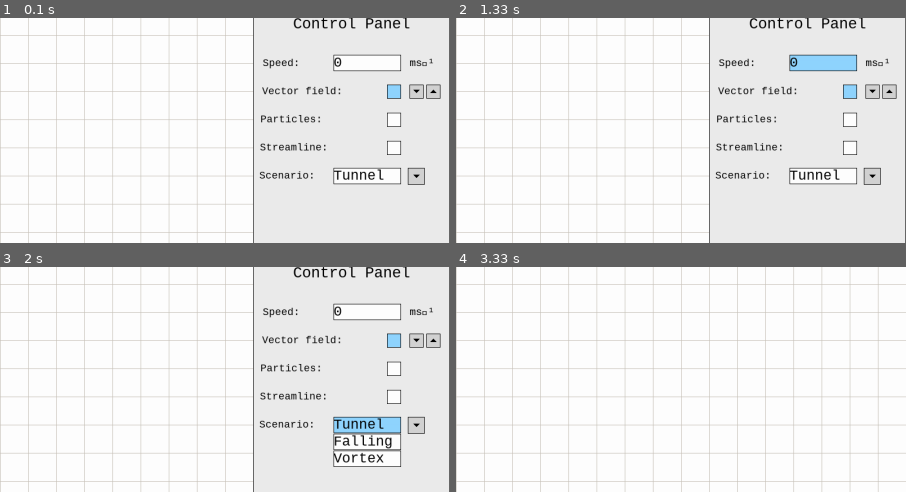
Above: before the commit, frames 1-4 (two rows, left to right).
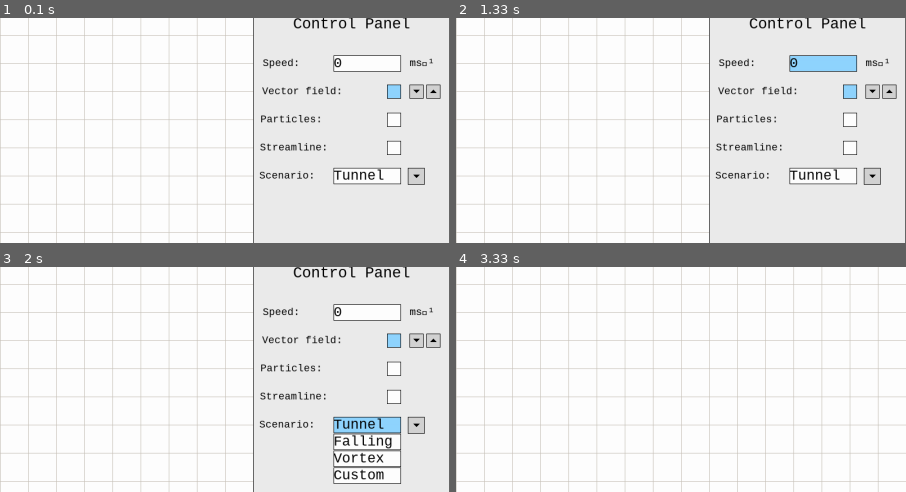
Above: after the commit, the same moments.

Repository: mrgreenlid/Fluids
Game: pygame game, started from main.py
Two runs of this game, one before a commit and one after it. Both use one fixed random seed, a clock stepped at 60 frames per second and the inputs below.
Inputs (mouse positions are % of the whole screen's width and height, from its top left):
- Up to frame 1 (0.1 s): no input
- Up to frame 2 (1.33 s): click (2, 5) at 0.38 s; tap Space at 0.67 s; click "0" at 1.05 s
- Up to frame 3 (2 s): click (87, 85) at 1.38 s; click (96, 38) at 1.72 s
- Up to frame 4 (3.33 s): click (45, 76) at 2.05 s; click (94, 31) at 2.38 s; tap C at 2.67 s; click (2, 5) at 3.05 s
The pictures show only the part of the screen within x 50-100%, y 2-52%; the shares and areas given below are measured in that part.

The runs differ from the first frame. In frame 1, 0.3% of the frame differs, in the area x 74-90%, y 16-24%; in frame 2, 0.3%; in frame 3, 0.7%, in the area x 74-90%, y 16-97%; in frame 4, nothing differs.

Commit message:
Rough selecting function for q(z)

Diff:
--- a/algorithms.py
+++ b/algorithms.py
@@ -1,6 +1,7 @@
 import pygame
 import math
 import cmath
+
 
 # Basic subroutines for interface components
 
@@ -27,7 +28,7 @@
     return not var
 
 def arg(z : complex):
-    """Returns the argument of complex number [-pi, pi]"""
+    """Returns the argument [-pi, pi] of a complex number"""
     return cmath.phase(z)
 
 def magnitude(z : complex):
@@ -37,3 +38,6 @@
 def kineticEnergy(speed : int | float, mass : int | float):
     """Returns the kinetic energy of an object of given speed and mass"""
     return 0.5*mass*(speed**2)
+
+def getVelocityFunction(name : str):
+    return
--- a/fluid.py
+++ b/fluid.py
@@ -2,25 +2,6 @@
 import numpy as np
 from typing import List
 from algorithms import *
-
-
-class velocityFunction(Output):
-    def __init__(self):
-        # Sets up an (initially empty numpy array to store velocities at each point)
-        self.__domain = np.empty((self.__line_height, self.__line_length), dtype=np.float32)
-        print(__domain)
-    def checkInteract(self):
-        return
-
-    def getVariable(self):
-        """Returns associated variable"""
-        return self.__variable
-
-    def setValue(self, function):
-        return
-
-
-
 
 class VectorField(Output):
     class_type = "output"
@@ -35,9 +16,9 @@
         self.__line_height = window.get_height()
         self.__grid_line_interval = self.__line_height // self.__rows
 
+        self.__plane = np.empty((self.__line_height, self.__line_length), dtype=np.float64)
     def __drawVector(self, tail_x : int, tail_y : int):
         return
-
 
     def place(self):
         """Draws the vector field"""
@@ -67,6 +48,20 @@
         self.__rows = rows
         self.__grid_line_interval = self.__line_height // self.__rows
 
+class VelocityFunction(Output):
+    def __init__(self, vector_field : VectorField):
+        self.__velocity_function = ""
+        self.__vector_field = vector_field
+
+    def setVelocityFunction(self, function : str):
+        if function != self.__velocity_function:
+            self.__velocity_function = function
+
+    def getVelocityFunction(self):
+        return self.__velocity_function
+
+
+
 
 class Particle(pygame.sprite.Sprite):
     def __init__(self,):
--- a/interface.py
+++ b/interface.py
@@ -24,7 +24,6 @@
         self._size = size
         self._bg = bg
         self._text = f"{text}"
-
         self.__variable = variable
 
         # Creates a set of arguments to be used to render the text
@@ -40,6 +39,7 @@
         self._window.blit(self._font.render(*self._render_arguments), self._rect)
 
     def update(self, data):
+        """Applies changes to the label if the parameters have changed"""
         try:
             if isinstance(data[self.__variable], float):
                 self._render_arguments[0] = str('{0:.10f}'.format(data[self.__variable]))[:5]
@@ -131,6 +131,9 @@
             if typing(event):
                 self._typeText(event)
 
+    def getState(self):
+        return self._in_use
+
     def getVariable(self):
         """Returns associated variable"""
         return self._variable
@@ -167,7 +170,6 @@
         pygame.draw.polygon(self._window, "#000000", self.__arrow_coordinates)
         if self._in_use:
             current_options = [option for option in self.__options if option != self._text]
-            print(current_options)
             for rect in range(len(current_options)):
                 pygame.draw.rect(self._window, "#FFFFFF", self.__options_rect[rect], 0)
                 self._window.blit(self._font.render(current_options[rect], True, "#000000", "#FFFFFF"), self.__options_rect[rect])
--- a/main.py
+++ b/main.py
@@ -21,27 +21,24 @@
 dt = 0
 
 # Creates variables to be used throughout
-data = {"tank":True,
-        "show_control":True,
+data = {"show_control":True,
         "flow":False,
         "show_field":True,
         "show_streamline":False,
         "field_rows":16,
         "frame_rate":0.0,
-            "velocity_function":"",
+            "velocity_function":"tunnel",
              "speed":0.0,
              "kinetic_energy": 0.0,
              "circulation" : 0.0,
-             "flux" : 0.0,
-             "force":0.0
-             }
+             "flux" : 0.0}
 
 
 # Instantiates control panel components
 control_panel_box = ui.Box(screen, SCREEN_WIDTH-175, SCREEN_HEIGHT/2, 350, SCREEN_HEIGHT, ui_bg)
 control_panel_label = ui.Label(screen, SCREEN_WIDTH-175, 30, "Control Panel", 30, ui_bg)
 speed_label = ui.Label(screen, SCREEN_WIDTH-300, 100, "Speed:", 20, ui_bg)
-speed_entry = ui.Entry(screen, SCREEN_WIDTH-200, 99, 0, "speed", float)
+speed_entry = ui.Entry(screen, SCREEN_WIDTH-200, 100, 0, "speed", float)
 speed_unit_label = ui.Label(screen, SCREEN_WIDTH-50, 100,"ms\u207B\u00B9", 21, ui_bg)
 show_field_label = ui.Label(screen, SCREEN_WIDTH-263, 150, "Vector field:", 20, ui_bg)
 field_rows_increment = ui.Increment(screen, SCREEN_WIDTH-45, 150, "field_rows", data["field_rows"], 32, 2)
@@ -50,7 +47,9 @@
 show_streamline_label = ui.Label(screen, SCREEN_WIDTH-278, 250, "Streamline:", 20, ui_bg)
 show_streamline_checkbox = ui.Checkbox(screen, SCREEN_WIDTH-100, 250, "show_streamline")
 velocity_function_label = ui.Label(screen, SCREEN_WIDTH-290, 300, "Scenario:", 20, ui_bg)
-velocity_function_dropdown = ui.Dropdown(screen, SCREEN_WIDTH-200, 300, ["Tunnel", "Falling", "Vortex"], "velocity_function", str)
+velocity_function_dropdown = ui.Dropdown(screen, SCREEN_WIDTH-200, 300, ["Tunnel", "Falling", "Vortex", "Custom"], "velocity_function", str)
+custom_velocity_function_label = ui.Label(screen, SCREEN_WIDTH-300, 350, "Custom:", 20, ui_bg)
+custom_velocity_function_entry = ui.Entry(screen, SCREEN_WIDTH-200, 350, "", "velocity_function", str)
 
 border_data_box = ui.Box(screen,SCREEN_WIDTH-175, 500, 220, 1, "#000000")
 
@@ -64,7 +63,7 @@
 frame_rate_data= ui.Label(screen,SCREEN_WIDTH-80, 620, 0.0, 17, ui_bg, "Courier", "frame_rate")
 
 
-control_objects = (control_panel_box, control_panel_label, speed_label, speed_entry, speed_unit_label,
+control_objects = (control_panel_label, speed_label, speed_entry, speed_unit_label,
                    show_grid_doublecheckbox, show_field_label, show_particle_label, field_rows_increment,
                    show_streamline_label, show_streamline_checkbox, velocity_function_label, velocity_function_dropdown, border_data_box, energy_label, energy_data, circulation_label, circulation_data,
                    flux_label, flux_data, frame_rate_label, frame_rate_data, )
@@ -76,7 +75,10 @@
 vector_field = fluid.VectorField(screen, data["field_rows"], ["show_field", "field_rows"])
 
 tank_objects = [vector_field, flow_button]
-tank_interactable = [vector_field, flow_button,]
+tank_interactable = [vector_field, flow_button]
+
+# Instantiates the complex velocity function
+velocity_function = fluid.VelocityFunction(vector_field)
 
 running = True
 while running:
@@ -95,32 +97,39 @@
         if typing(event):
             if keys[pygame.K_c]:
                 data["show_control"] = toggleVariable(data["show_control"])
-                data["show_data"] = False
 
         # Checks for interactions with different objects, depending
-        if data["tank"]:
-            for obj in tank_interactable:
-                if tapping(event) or typing(event):
-                    if obj.class_type == "input":
-                        data[obj.getVariable()] = obj.getValue()
-                        obj.checkInteract(event, keys)
-                if obj.class_type == "output":
-                    obj.setValue(*([data[variable] for variable in obj.getVariable()]))
+        for obj in tank_interactable:
+            if tapping(event) or typing(event):
+                if obj.class_type == "input":
+                    data[obj.getVariable()] = obj.getValue()
+                    obj.checkInteract(event, keys)
+            if obj.class_type == "output":
+                obj.setValue(*([data[variable] for variable in obj.getVariable()]))
 
 
         if data["show_control"]:
             for obj in control_interactable:
                 obj.checkInteract(event)
-                if tapping(event) or (typing(event) and event.unicode == "\x0D"):
+            if data["velocity_function"] == "custom" or custom_velocity_function_entry.getState():
+                custom_velocity_function_entry.checkInteract(event)
+            if tapping(event) or (typing(event) and event.unicode == "\x0D"):
                     data[obj.getVariable()] = obj.getValue()
+
+    # Ensures the velocity function is up to date
+    velocity_function.setVelocityFunction(data["velocity_function"])
+    data["velocity_function"] = velocity_function.getVelocityFunction()
 
 
     # Places objects, when relevant
-    if data["tank"]:
-        for obj in tank_objects:
-            obj.place()
+    for obj in tank_objects:
+        obj.place()
 
     if data["show_control"]:
+        control_panel_box.place()
+        if data["velocity_function"] == "custom":
+                custom_velocity_function_label.place()
+                custom_velocity_function_entry.place()
         for obj in control_objects:
             obj.place()
             try:
@@ -135,5 +144,5 @@
     dt = clock.tick(FRAME_RATE) / 1000
     data["frame_rate"] = clock.get_fps()
 
-    print(data)
+
 pygame.quit()
--- /dev/null
+++ b/q(z).txt
@@ -0,0 +1 @@
+tunnel,1e^i*pi
